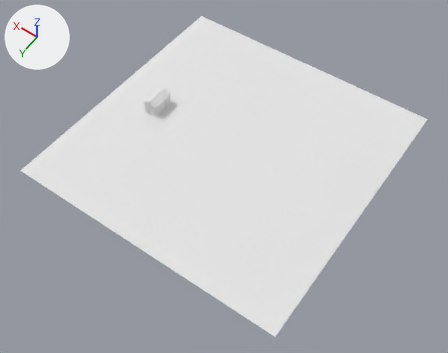
What one commit did to the Blender file models/blender/surface_with_station3.blend.
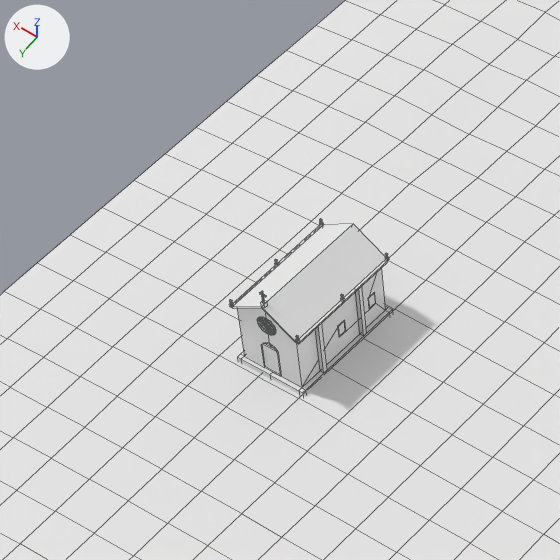
Old and new are each drawn whole from a 50 mm camera at (-6.36, 9.22, 12.88) aimed at (-0.34, 0.81, -0.35) and again close up on the part from 23% to 45% of the width and 14% to 42% of the height. Every picture has the same lights, and +X, +Y and +Z are marked at upper left. The close-ups show mesh edges as thin lines.
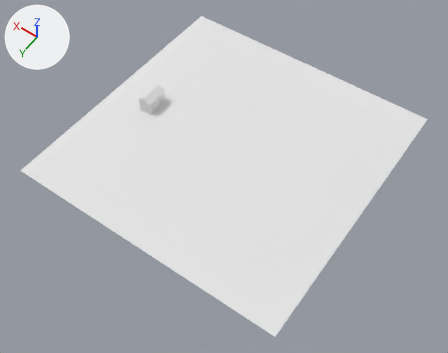
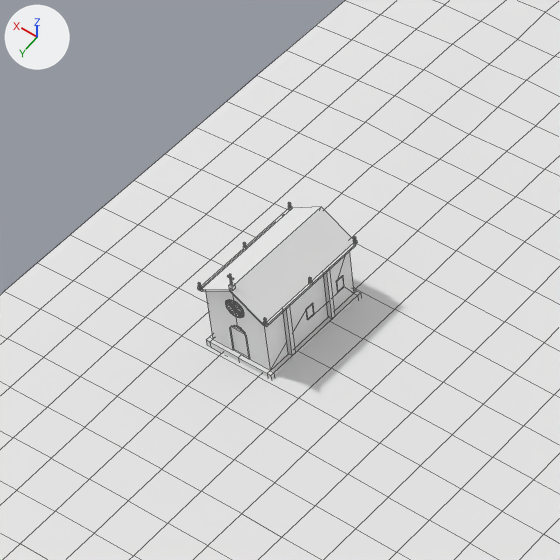
What differs and where, as boxes (x1, y1, x2, y2) in the close-ups (560 x 560 px; the box of a moved part takes in the faces that stretch with it):
part 1 of me_plane, moved or reshaped: before (257, 317, 276, 335); after (226, 299, 244, 318)
part 2 of me_plane, moved or reshaped: before (231, 224, 392, 394); after (198, 207, 361, 377)
part 3 of me_plane, moved or reshaped: before (299, 310, 389, 396); after (267, 294, 358, 379)
part 4 of me_plane, moved or reshaped: before (355, 287, 367, 336); after (323, 270, 335, 319)
part 5 of me_plane, moved or reshaped: before (315, 323, 327, 373); after (283, 306, 296, 356)
part 6 of me_plane, moved or reshaped: before (260, 253, 389, 307); after (227, 236, 357, 290)

The change, as a list of edits to the scene's bpy script:
```text
Change me_plane:
    where me_plane.from_pydata(...)  # 2187 vertices, 2132 faces; spans x -4.0..4.0, y -4.0..4.0, z 0.0..0.64
    used by ob_plane; location = (0.0, 0.0, 0.0)
    me_plane part 1: the loose piece of 121 vertices spanning x 2.41..2.52, y 0.45..0.46, z 0.35..0.46 is moved by (0.2, 0.0, 0.0)
    me_plane part 2: the loose piece of 120 vertices spanning x 2.25..2.68, y -0.24..0.48, z 0.05..0.56 is moved by (0.2, 0.0, 0.0)
    me_plane part 3: the loose piece of 12 vertices spanning x 2.26..2.28, y -0.21..0.48, z 0.05..0.09 is moved by (0.2, 0.0, 0.0)
    me_plane part 4: the loose piece of 8 vertices spanning x 2.26..2.28, y -0.03..0.0, z 0.09..0.43 is moved by (0.2, 0.0, 0.0)
    me_plane part 5: the loose piece of 8 vertices spanning x 2.26..2.28, y 0.28..0.31, z 0.09..0.43 is moved by (0.2, 0.0, 0.0)
    me_plane part 6: 102 of the vertices in x 2.25..2.48, y -0.24..0.46, z 0.44..0.64 are moved by (0.2, 0.0, 0.0)
```
